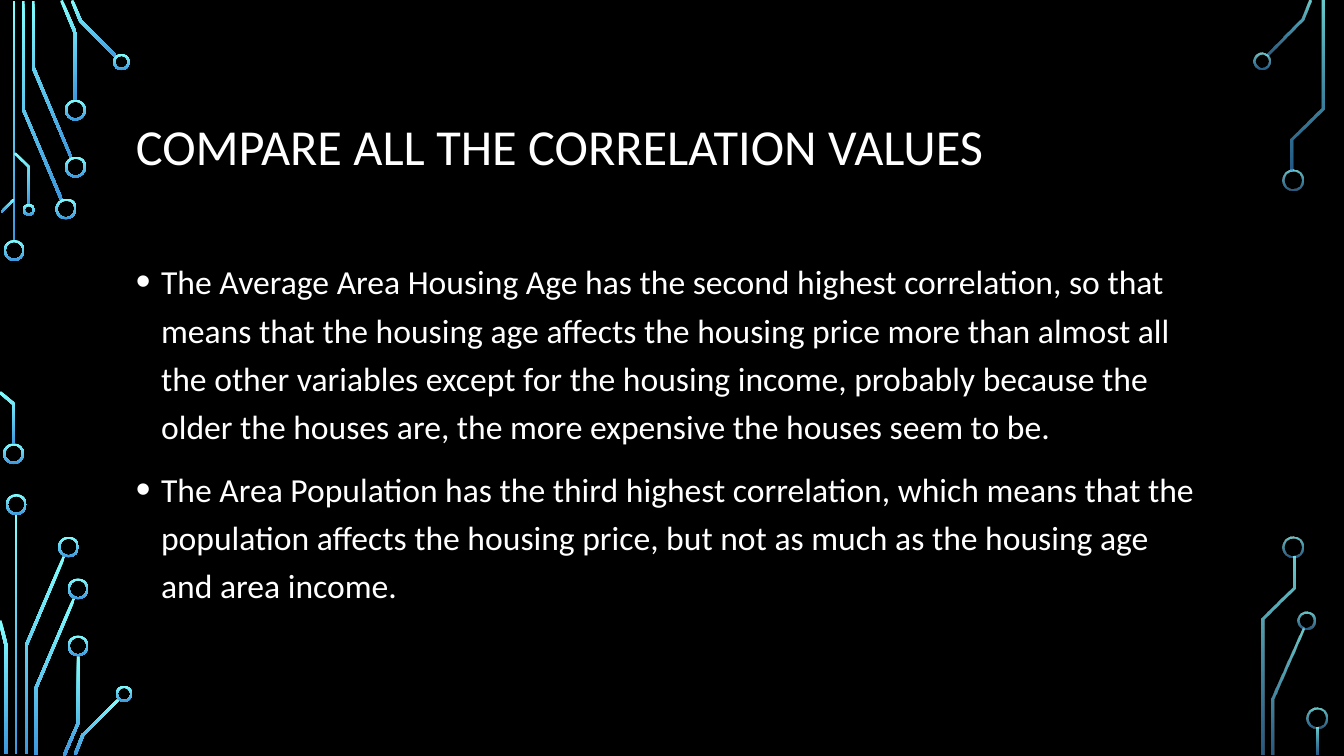
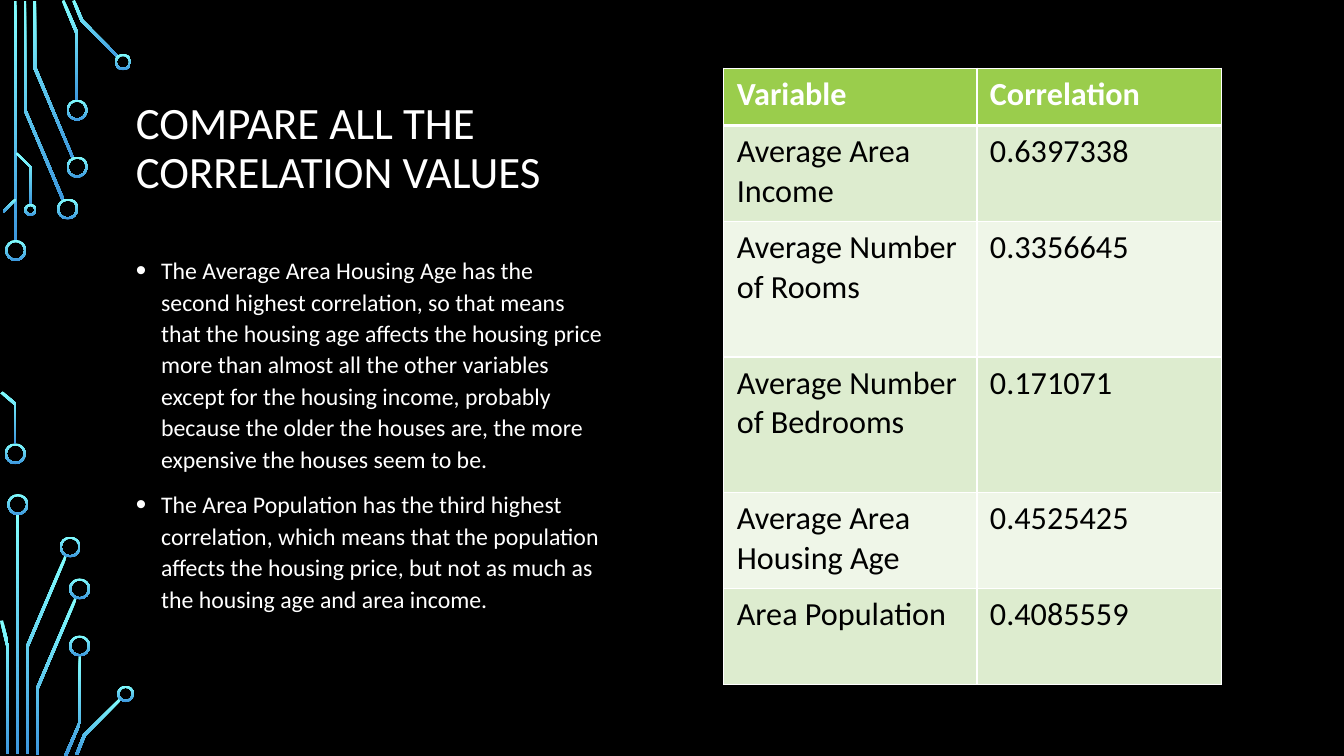
Before and after one commit to mgamerberg/Linear-Regression-USA-Housing-Price-Prediction, a slide deck: slide 14 of USA Housing Price Prediction.pptx (slide 12 before the commit). Drawn at 1344x756 pixels with LibreOffice and Linux fonts; fonts in the diff are those of the drawing; background and template pictures are left out. Boxes give left, top, right and bottom in pixels: in the first picture for what was removed or moved away, otherwise in the second. Text is boxed around its words. In the diff, an @@ line names an element or a change of style, - is before the commit and + after.

```diff
--- a/USA Housing Price Prediction.pptx
+++ b/USA Housing Price Prediction.pptx
@@ rectangle added at (x1=0, y1=0, x2=1344, y2=756), fill #000000 @@
@@ title "COMPARE ALL THE CORRELATION VALUES" at (x1=136, y1=110, x2=541, y2=189): size 36 to 32 pt @@
@@ table added at (x1=724, y1=69, x2=1222, y2=686), 6 rows, 2 columns @@
+Variable | Correlation
+Average Area Income | 0.6397338
+Average Number of Rooms | 0.3356645
+Average Number of Bedrooms | 0.171071
+Average Area Housing Age | 0.4525425
+Area Population | 0.4085559
@@ text "The Average Area Housing Age ..." at (x1=161, y1=262, x2=602, y2=612): size 24 to 17 pt; line spacing 1.2 to 1.1 @@
@@ group added at (x1=0, y1=0, x2=134, y2=756): 24 freeform shapes, 2 rectangles @@
@@ group removed at (x1=3, y1=52, x2=1328, y2=754): 19 freeform shapes @@
```
Also in this commit, not shown: 2 other slides changed, 2 slides added.
